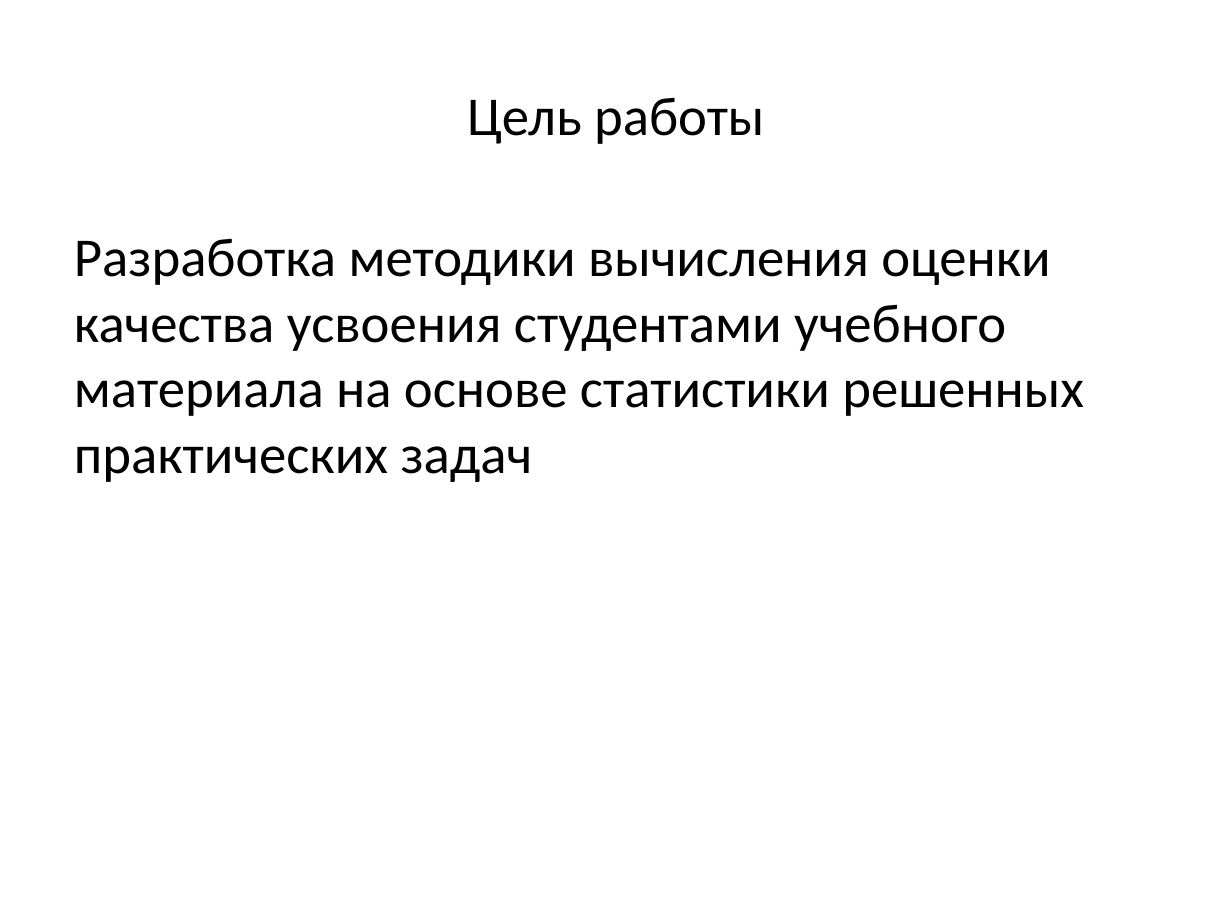
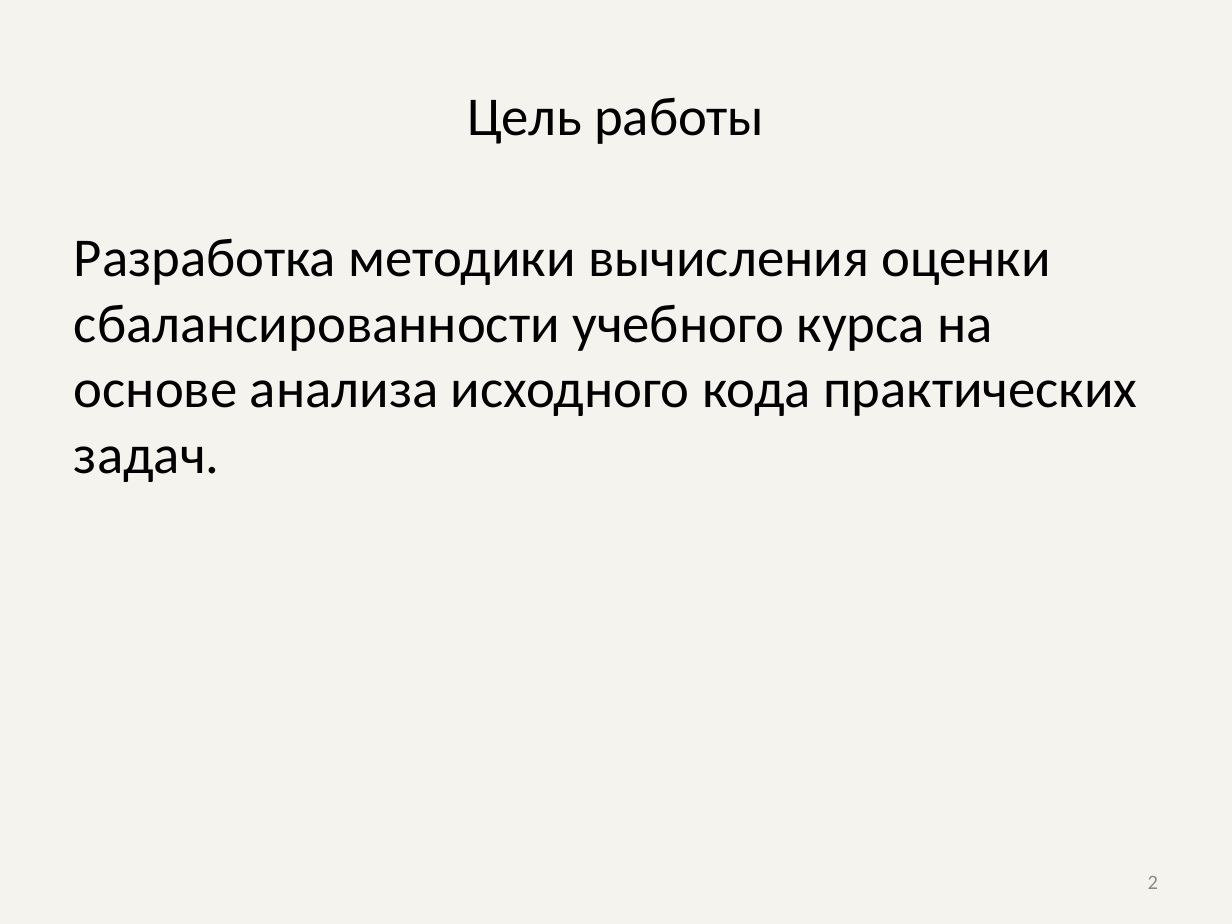
Before and after one commit to AlexDevyatov/Dissertation, a slide deck: slide 2 of Презентация.pptx. Drawn at 1232x924 pixels with LibreOffice and Linux fonts; fonts in the diff are those of the drawing. Boxes give left, top, right and bottom in pixels: in the first picture for what was removed or moved away, otherwise in the second. Text is boxed around its words. In the diff, an @@ line names an element or a change of style, - is before the commit and + after.

```diff
--- a/Презентация.pptx
+++ b/Презентация.pptx
@@ background #FFFFFF to #EEECE1 at 60% opacity @@
@@ text at bbox=[74, 238, 1137, 482]: text changed @@
-Разработка методики вычисления оценки качества усвоения студентами учебного материала на основе статистики решенных практических задач
+Разработка методики вычисления оценки сбалансированности учебного курса на основе анализа исходного кода практических задач.
@@ page number added at bbox=[1148, 876, 1158, 889], 12 pt, text #8C8C8C @@
+2
```
Also in this commit, not shown: 1 other slide changed, 18 slides added, 7 slides removed, 13 other files.
